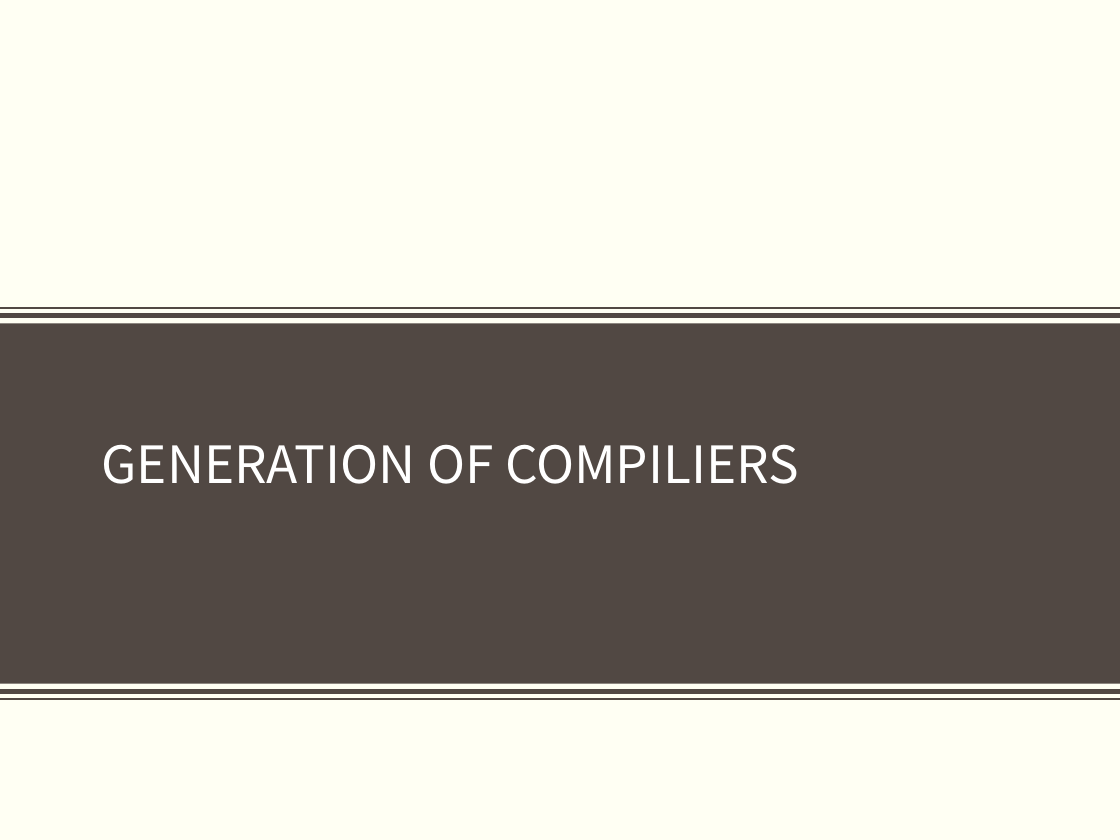
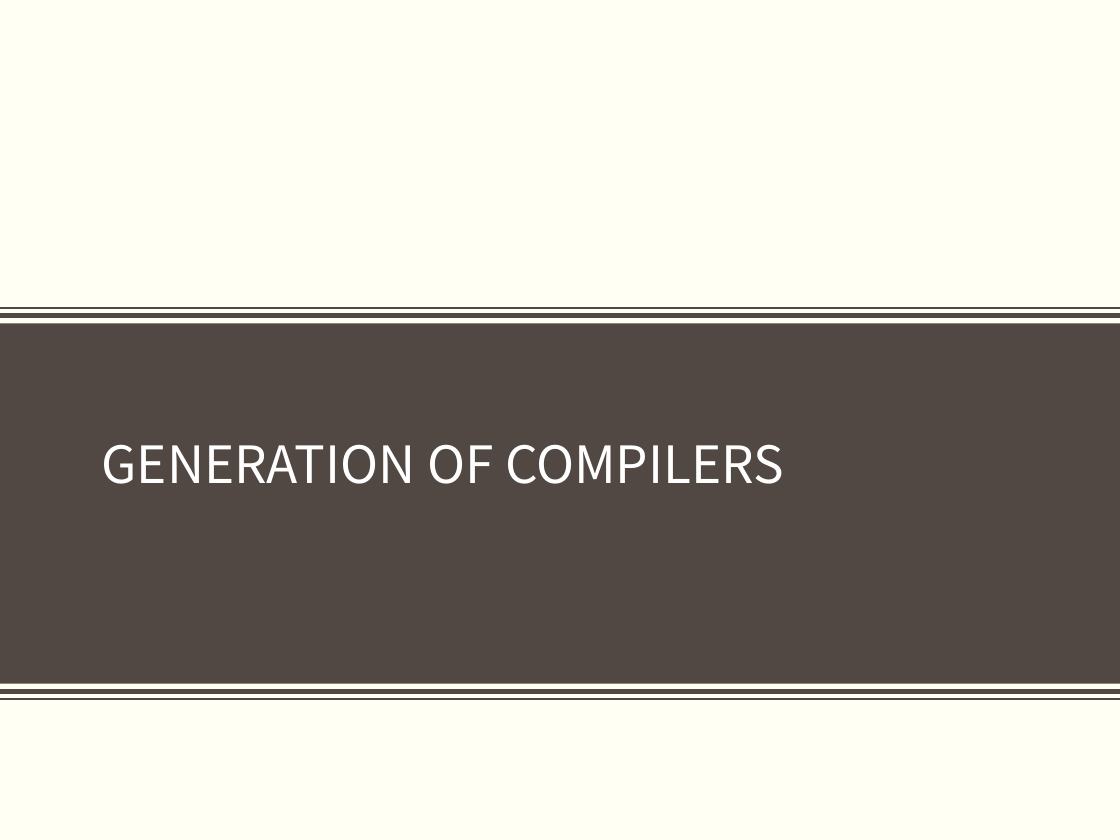
Before and after one commit to jz81/jz81.github.io, a slide deck: slide 2 of course/compiler/lecture/Chapter1L3.pptx. Drawn at 1120x840 pixels with LibreOffice and Linux fonts; fonts in the diff are those of the drawing; background and template pictures are left out. Boxes give left, top, right and bottom in pixels: in the first picture for what was removed or moved away, otherwise in the second. Text is boxed around its words. In the diff, an @@ line names an element or a change of style, - is before the commit and + after.

Commit message:
revise

```diff
--- a/course/compiler/lecture/Chapter1L3.pptx
+++ b/course/compiler/lecture/Chapter1L3.pptx
@@ title at (102, 444, 784, 484): text changed @@
-GENERATION OF COMPILIERS
+GENERATION OF COMPILERS
```
